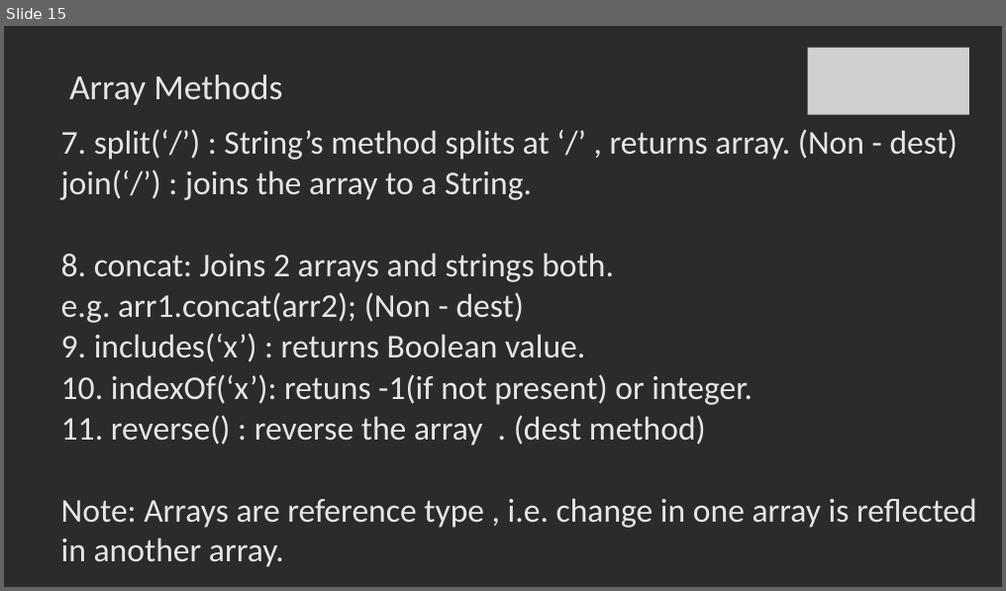
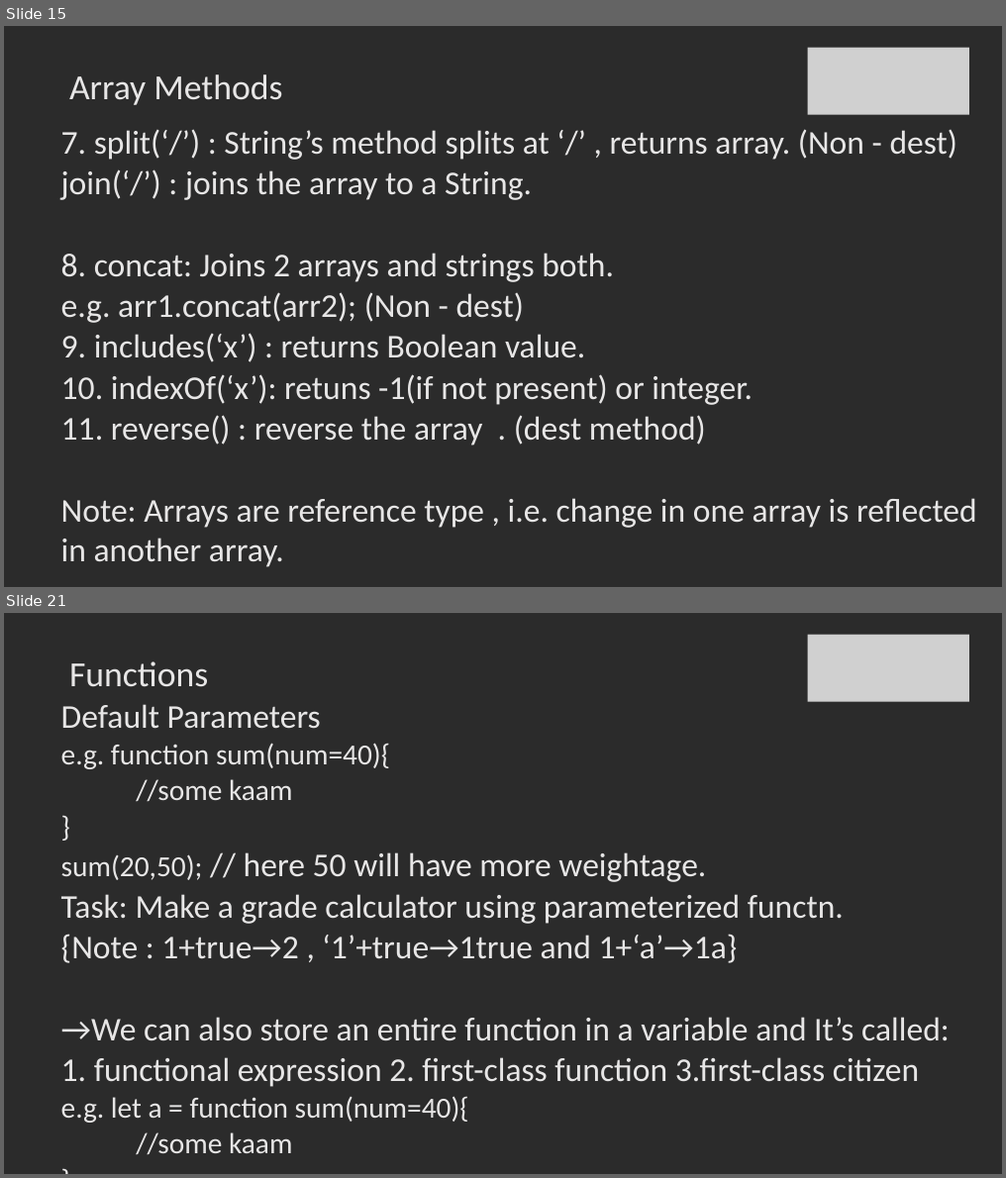
Before and after one commit to SachinBarpanda/WebDevGla, a slide deck: JS.pptx. Shown one above the other, each under a label of ours: slide 15 before the commit, slides 15 and 21 after it; the slides between them are not shown. The pictures are 1006x591 and 1006x1178 pixels, drawn with LibreOffice and Linux fonts; fonts in the diff are those of the drawing; grey boxes stand for pictures; background and template pictures are left out; a plain dark background stands for a picture behind light text. Boxes give left, top, right and bottom in pixels: in the first picture for what was removed or moved away, otherwise in the second. Text is boxed around its words. In the diff, an @@ line names an element or a change of style, - is before the commit and + after.

```diff
--- a/JS.pptx
+++ b/JS.pptx
@@ slide 21 added at (x1=4, y1=613, x2=1002, y2=1174), background picture (left out) @@
@@ picture added at (x1=807, y1=635, x2=969, y2=702) @@
@@ title added at (x1=69, y1=662, x2=208, y2=687), 34 pt, text #E7E6E6 @@
+Functions
@@ text added at (x1=61, y1=704, x2=949, y2=1155), 32 pt, text #E7E6E6 @@
+Default Parameters
+e.g. function sum(num=40){
+//some kaam
+}
+sum(20,50); // here 50 will have more weightage.
+Task: Make a grade calculator using parameterized functn.
+{Note : 1+true→2 , ‘1’+true→1true and 1+‘a’→1a}
+→We can also store an entire function in a variable and It’s called:
+1. functional expression 2. first-class function 3.first-class citizen
+e.g. let a = function sum(num=40){
+//some kaam
+}
```
Also in this commit, not shown: 12 other slides added, 43 other files.
